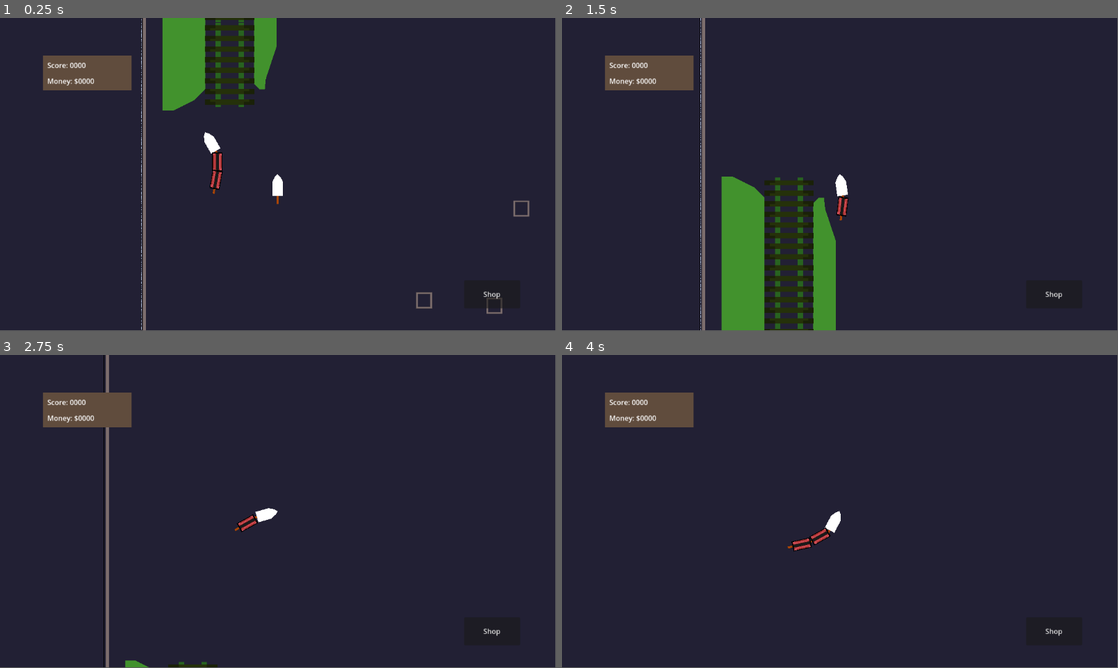
Above: before the commit, frames 1-4 (two rows, left to right).
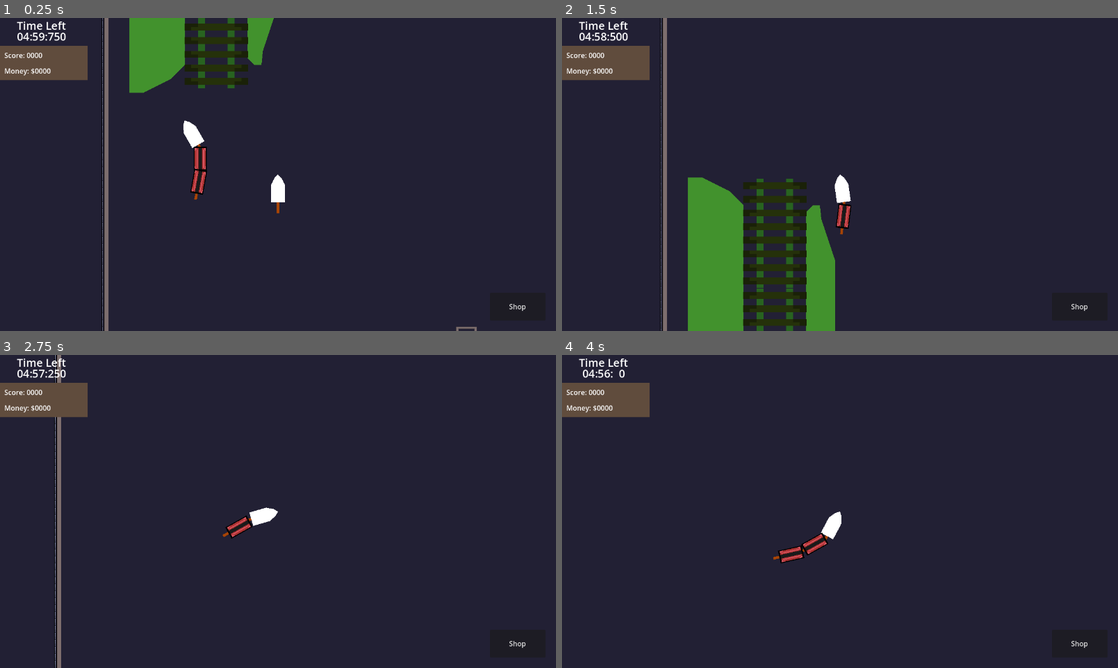
Above: after the commit, the same moments.

Repository: GodMadeEarth/Godot-Wild-Jam-59
Game: Godot game, scene res://sences/game.tscn
Two runs of this game, one before a commit and one after it. Both use one fixed random seed, a clock stepped at 60 frames per second and the inputs below. The engine's default icon, where the game draws it, is replaced by a stand-in: a white triangle on a blue panel in a dark square.
Inputs (mouse positions are in pixels of both pictures, inside the frame that each line leads up to):
- Up to frame 1 (0.25 s): no input
- Up to frame 2 (1.5 s): move the mouse to (962, 158) at 0.52 s; hold Up (ui_up) 0.53-1.28 s; tap Shift (Dash) at 0.6 s; move the mouse to (728, 190) at 1.27 s; hold Down (ui_down) from 1.28 s (still down); tap A (Move_L) at 1.35 s
- Up to frame 3 (2.75 s): move the mouse to (333, 442) at 2.02 s; release Down (ui_down) at 2.03 s; hold Up (ui_up) from 2.03 s (still down); hold D (Move_R) from 2.03 s (still down)
- Up to frame 4 (4 s): move the mouse to (812, 574) at 2.77 s; release D (Move_R) at 2.78 s; tap Shift (Dash) at 2.85 s; move the mouse to (1006, 558) at 3.52 s; release Up (ui_up) at 3.53 s; hold Down (ui_down) from 3.53 s (still down); hold A (Move_L) from 3.53 s (still down)
In our replay, the window is 799x449 before the commit and 800x450 after it. These sizes can differ from the game's own. Grey fills any space a smaller window leaves; there, only what the larger window draws over its background counts as a difference.

The runs differ from the first frame. In frame 1, 10% of the frame differs, in the area x 0-96%, y 0-100%; in frame 2, 12%, in the area x 0-95%, y 0-100%; in frame 3, 4.6%; in frame 4, 3.1%.

Commit message:
Added count down timer

Diff:
--- a/Godot-wild-jam-59/project.godot
+++ b/Godot-wild-jam-59/project.godot
@@ -18,6 +18,11 @@
 [autoload]
 
 GlobalData="*res://public scripts/Global data.gd"
+
+[display]
+
+window/size/viewport_width=1280
+window/size/viewport_height=720
 
 [input]
 
--- a/Godot-wild-jam-59/public scripts/Global data.gd
+++ b/Godot-wild-jam-59/public scripts/Global data.gd
@@ -2,6 +2,8 @@
 
 signal update_score
 signal update_money
+
+var countdown_timer:Countdown_Timer
 
 var score:int = 0:
 	set(bonus):
@@ -21,3 +23,6 @@
 # Called every frame. 'delta' is the elapsed time since the previous frame.
 func _process(delta):
 	pass
+
+func countdown_stoppped():
+	print("The count down has stopped!!!!!!!!!!!!!!!!!!!!!!!!!!!!!!!!!!!!!")
--- a/Godot-wild-jam-59/sences/Trains/Player/train.tscn
+++ b/Godot-wild-jam-59/sences/Trains/Player/train.tscn
@@ -2,20 +2,24 @@
 
 [ext_resource type="Script" path="res://sences/Trains/Player/player_controler.gd" id="1_eq25v"]
 [ext_resource type="PackedScene" uid="uid://uvh015smr05p" path="res://sences/Trains/base_train_head.tscn" id="2_q2rpj"]
-[ext_resource type="PackedScene" uid="uid://byxyjlwoqlrg1" path="res://sences/UI/player HUD/shop HUD.tscn" id="3_poh2m"]
+[ext_resource type="PackedScene" uid="uid://byxyjlwoqlrg1" path="res://sences/UI/player HUD/UI HUD.tscn" id="3_poh2m"]
 
 [node name="Player Train" type="Node2D"]
 script = ExtResource("1_eq25v")
 
 [node name="UI box" type="Node2D" parent="."]
 position = Vector2(-2.89679e-05, 0)
-scale = Vector2(1.3, 1.3)
 
 [node name="shop HUD" parent="UI box" node_paths=PackedStringArray("train_head") instance=ExtResource("3_poh2m")]
-offset_left = -535.0
-offset_top = -270.0
-offset_right = -535.0
-offset_bottom = -270.0
+anchors_preset = 0
+anchor_right = 0.0
+anchor_bottom = 0.0
+offset_left = -640.0
+offset_top = -360.0
+offset_right = -640.0
+offset_bottom = -360.0
+grow_horizontal = 1
+grow_vertical = 1
 train_head = NodePath("../../Train head")
 
 [node name="dead carts" type="Node2D" parent="."]
@@ -23,7 +27,6 @@
 [node name="Train head" parent="." instance=ExtResource("2_q2rpj")]
 
 [node name="Camera2D2" type="Camera2D" parent="Train head"]
-zoom = Vector2(0.7, 0.7)
 
 [node name="RemoteTransform2D" type="RemoteTransform2D" parent="Train head/Camera2D2"]
 remote_path = NodePath("../../../UI box")
--- /dev/null
+++ b/Godot-wild-jam-59/sences/UI/player HUD/Game timer.gd
@@ -0,0 +1,29 @@
+extends VBoxContainer
+
+class_name Countdown_Timer
+signal timer_stopped
+@export var time = 0
+var timer_on = false
+
+# Called when the node enters the scene tree for the first time.
+func _ready():
+	timer_stopped.connect(GlobalData.countdown_stoppped)
+	time *= 60
+	pass # Replace with function body.
+
+
+# Called every frame. 'delta' is the elapsed time since the previous frame.
+func _process(delta):
+	if timer_on:
+		time-=delta
+
+		var miliseconds = fmod(time,1)*1000
+		var seconds = fmod(time,60)
+		var minuits = fmod(time,60*60) / 60
+
+		var parsed_time = "%02d:%02d:%3d"%[minuits,seconds,miliseconds]
+		$Label2.text = parsed_time
+		if miliseconds <= 0:
+			timer_on = false
+			emit_signal("timer_stopped")
+	pass
--- a/Godot-wild-jam-59/sences/UI/player HUD/shop HUD.gd
+++ b/Godot-wild-jam-59/sences/UI/player HUD/UI HUD.gd
@@ -4,6 +4,7 @@
 @export var train_head:Train_Head
 # Called when the node enters the scene tree for the first time.
 func _ready():
+	$"Info HUD/Game timer".timer_on = true
 	$"purchest window".visible = false
 	GlobalData.update_money.connect(update_money)
 	GlobalData.update_score.connect(update_score)
--- a/Godot-wild-jam-59/sences/UI/player HUD/shop HUD.tscn
+++ b/Godot-wild-jam-59/sences/UI/player HUD/UI HUD.tscn
@@ -1,11 +1,12 @@
-[gd_scene load_steps=12 format=3 uid="uid://byxyjlwoqlrg1"]
-
-[ext_resource type="Script" path="res://sences/UI/player HUD/shop HUD.gd" id="1_ssi0j"]
-[ext_resource type="PackedScene" uid="uid://bq0go4q4e1qy0" path="res://sences/UI/upgrades/speed/speed_upgrade.tscn" id="2_knqbg"]
-[ext_resource type="PackedScene" uid="uid://de0n5vosd3qxo" path="res://sences/UI/upgrades/dash cooldown/dash cooldown.tscn" id="2_r6vso"]
-[ext_resource type="PackedScene" uid="uid://c70wos34on6fi" path="res://sences/UI/upgrades/dash duration/dash duration.tscn" id="3_lm1rd"]
-[ext_resource type="PackedScene" uid="uid://cjj2d0x5txorg" path="res://sences/UI/upgrades/dash speed/dash speed.tscn" id="3_ps16c"]
-[ext_resource type="PackedScene" uid="uid://deqjrejmk1jmt" path="res://sences/UI/upgrades/create cart/create cart.tscn" id="4_wr804"]
+[gd_scene load_steps=13 format=3 uid="uid://byxyjlwoqlrg1"]
+
+[ext_resource type="Script" path="res://sences/UI/player HUD/UI HUD.gd" id="1_yabby"]
+[ext_resource type="PackedScene" uid="uid://cjj2d0x5txorg" path="res://sences/UI/upgrades/dash speed/dash speed.tscn" id="2_jod3r"]
+[ext_resource type="PackedScene" uid="uid://de0n5vosd3qxo" path="res://sences/UI/upgrades/dash cooldown/dash cooldown.tscn" id="3_phn33"]
+[ext_resource type="PackedScene" uid="uid://c70wos34on6fi" path="res://sences/UI/upgrades/dash duration/dash duration.tscn" id="4_qcs3s"]
+[ext_resource type="PackedScene" uid="uid://bq0go4q4e1qy0" path="res://sences/UI/upgrades/speed/speed_upgrade.tscn" id="5_i42rs"]
+[ext_resource type="PackedScene" uid="uid://deqjrejmk1jmt" path="res://sences/UI/upgrades/create cart/create cart.tscn" id="6_ca20p"]
+[ext_resource type="Script" path="res://sences/UI/player HUD/Game timer.gd" id="7_fy4fk"]
 
 [sub_resource type="StyleBoxFlat" id="StyleBoxFlat_l4x6h"]
 bg_color = Color(0, 0, 0, 1)
@@ -51,101 +52,109 @@
 anchor_bottom = 1.0
 grow_horizontal = 2
 grow_vertical = 2
-script = ExtResource("1_ssi0j")
+script = ExtResource("1_yabby")
 
 [node name="purchest window" type="Control" parent="."]
-visible = false
+layout_mode = 1
 anchors_preset = 0
-offset_left = 256.0
-offset_right = 1536.0
-offset_bottom = 576.0
+offset_left = 416.0
+offset_top = 10.0
+offset_right = 1182.0
+offset_bottom = 378.0
 scale = Vector2(0.5, 0.5)
 metadata/_edit_group_ = true
 
 [node name="ColorRect" type="ColorRect" parent="purchest window"]
 layout_mode = 2
-offset_left = 128.0
-offset_right = 1152.0
-offset_bottom = 224.0
+offset_left = -2.0
+offset_right = 762.0
+offset_bottom = 192.0
 color = Color(0.227451, 0.619608, 0.454902, 1)
 
 [node name="HBoxContainer" type="HBoxContainer" parent="purchest window"]
 layout_mode = 0
-offset_left = 142.0
-offset_top = 24.0
-offset_right = 1130.0
-offset_bottom = 199.0
+offset_left = -2.0
+offset_top = -32.0
+offset_right = 748.0
+offset_bottom = 196.0
 mouse_filter = 2
 
-[node name="dash speed" parent="purchest window/HBoxContainer" instance=ExtResource("3_ps16c")]
-layout_mode = 2
-size_flags_horizontal = 7
-size_flags_vertical = 5
-
-[node name="dash cooldown" parent="purchest window/HBoxContainer" instance=ExtResource("2_r6vso")]
-layout_mode = 2
-size_flags_horizontal = 7
-size_flags_vertical = 5
-
-[node name="dash duration" parent="purchest window/HBoxContainer" instance=ExtResource("3_lm1rd")]
-layout_mode = 2
-size_flags_horizontal = 7
-size_flags_vertical = 5
-
-[node name="speed_upgrade" parent="purchest window/HBoxContainer" instance=ExtResource("2_knqbg")]
-layout_mode = 2
-size_flags_horizontal = 7
-size_flags_vertical = 5
-
-[node name="create cart" parent="purchest window/HBoxContainer" instance=ExtResource("4_wr804")]
-layout_mode = 2
-size_flags_horizontal = 7
-size_flags_vertical = 5
+[node name="dash speed" parent="purchest window/HBoxContainer" instance=ExtResource("2_jod3r")]
+custom_minimum_size = Vector2(0, 180)
+layout_mode = 2
+size_flags_horizontal = 7
+size_flags_vertical = 7
+
+[node name="dash cooldown" parent="purchest window/HBoxContainer" instance=ExtResource("3_phn33")]
+custom_minimum_size = Vector2(0, 180)
+layout_mode = 2
+size_flags_horizontal = 7
+size_flags_vertical = 7
+
+[node name="dash duration" parent="purchest window/HBoxContainer" instance=ExtResource("4_qcs3s")]
+custom_minimum_size = Vector2(0, 180)
+layout_mode = 2
+size_flags_horizontal = 7
+size_flags_vertical = 7
+
+[node name="speed_upgrade" parent="purchest window/HBoxContainer" instance=ExtResource("5_i42rs")]
+custom_minimum_size = Vector2(0, 180)
+layout_mode = 2
+size_flags_horizontal = 7
+size_flags_vertical = 7
+
+[node name="create cart" parent="purchest window/HBoxContainer" instance=ExtResource("6_ca20p")]
+custom_minimum_size = Vector2(0, 180)
+layout_mode = 2
+size_flags_horizontal = 3
+size_flags_vertical = 7
 
 [node name="tool_tip_box" type="Polygon2D" parent="purchest window"]
-visible = false
-position = Vector2(576, 521)
+position = Vector2(512, 504)
 scale = Vector2(1.3125, 1.5)
 color = Color(0, 0, 0, 1)
-polygon = PackedVector2Array(-329.143, -59.3333, -24.381, -59.3333, 0, -59.3333, 24.3809, -59.3333, 426.667, -59.3333, 438.857, -80.6667, 438.857, -176.667, 426.667, -187.333, -329.143, -187.333, -341.333, -176.667, -341.333, -70)
+polygon = PackedVector2Array(-329.143, -90.6666, 134.095, -90.6666, 146.286, -112, 146.286, -192, 134.095, -202.667, -329.143, -202.667, -341.333, -192, -341.333, -101.333)
 metadata/_edit_group_ = true
 
 [node name="MarginContainer" type="MarginContainer" parent="purchest window/tool_tip_box"]
-offset_left = -317.0
-offset_top = -177.0
-offset_right = 414.0
-offset_bottom = -72.0
+offset_left = -316.952
+offset_top = -186.667
+offset_right = 122.048
+offset_bottom = -106.667
 
 [node name="Label" type="Label" parent="purchest window/tool_tip_box/MarginContainer"]
 layout_mode = 2
+size_flags_vertical = 0
 theme_override_font_sizes/font_size = 22
-text = "Lorem ipsum dolor sit amet,
-consectetur adipiscing elit,
-sed do eiusmod tempor
-incididunt ut labore et."
+text = "Lorem ipsum dolor sit amet, consectetur adipiscing elit, sed do"
 autowrap_mode = 2
 
 [node name="Info HUD" type="Control" parent="."]
-anchors_preset = 0
-offset_right = 1154.0
-offset_bottom = 647.0
+layout_mode = 1
+anchors_preset = 15
+anchor_right = 1.0
+anchor_bottom = 1.0
+grow_horizontal = 2
+grow_vertical = 2
 mouse_filter = 2
+metadata/_edit_group_ = true
 
 [node name="shop button" type="Button" parent="Info HUD"]
 layout_mode = 0
-offset_left = 960.0
-offset_top = 512.0
-offset_right = 1088.0
-offset_bottom = 576.0
+offset_left = 1128.0
+offset_top = 632.0
+offset_right = 1256.0
+offset_bottom = 696.0
 text = "Shop"
 
 [node name="boost bar" type="Control" parent="Info HUD"]
 visible = false
-anchors_preset = 0
-offset_left = 1.0
-offset_top = 423.0
-offset_right = 106.0
-offset_bottom = 560.0
+layout_mode = 1
+anchors_preset = 15
+anchor_right = 1.0
+anchor_bottom = 1.0
+grow_horizontal = 2
+grow_vertical = 2
 metadata/_edit_group_ = true
 
 [node name="Label" type="Label" parent="Info HUD/boost bar"]
@@ -171,8 +180,9 @@
 
 [node name="score and money" type="MarginContainer" parent="Info HUD"]
 layout_mode = 0
+offset_top = 64.0
 offset_right = 202.0
-offset_bottom = 79.0
+offset_bottom = 143.0
 
 [node name="ColorRect" type="ColorRect" parent="Info HUD/score and money"]
 layout_mode = 2
@@ -200,4 +210,27 @@
 size_flags_vertical = 8
 text = "Money: $0000"
 
+[node name="Game timer" type="VBoxContainer" parent="Info HUD"]
+layout_mode = 0
+offset_left = 16.0
+offset_right = 176.0
+offset_bottom = 66.0
+theme_override_constants/separation = -10
+script = ExtResource("7_fy4fk")
+time = 5
+metadata/_edit_group_ = true
+
+[node name="Label" type="Label" parent="Info HUD/Game timer"]
+layout_mode = 2
+theme_override_font_sizes/font_size = 25
+text = "Time Left"
+horizontal_alignment = 1
+
+[node name="Label2" type="Label" parent="Info HUD/Game timer"]
+layout_mode = 2
+theme_override_font_sizes/font_size = 25
+text = "00:00"
+horizontal_alignment = 1
+vertical_alignment = 1
+
 [connection signal="pressed" from="Info HUD/shop button" to="." method="_on_button_pressed"]
--- a/Godot-wild-jam-59/sences/UI/upgrades/upgrade_button.tscn
+++ b/Godot-wild-jam-59/sences/UI/upgrades/upgrade_button.tscn
@@ -32,7 +32,7 @@
 corner_radius_bottom_left = 2
 
 [sub_resource type="Theme" id="Theme_glguo"]
-Label/font_sizes/font_size = 18
+Label/font_sizes/font_size = 25
 Label/styles/normal = SubResource("StyleBoxFlat_ftlrl")
 
 [sub_resource type="Theme" id="Theme_wvrjf"]
@@ -65,11 +65,14 @@
 layout_mode = 2
 
 [node name="item_name" type="Label" parent="upgrade_button/VBoxContainer"]
+custom_minimum_size = Vector2(125, 0)
 layout_mode = 2
 size_flags_horizontal = 4
 size_flags_vertical = 10
 theme = SubResource("Theme_glguo")
 text = "Upgrade 1"
+horizontal_alignment = 1
+autowrap_mode = 2
 
 [node name="price" type="Label" parent="upgrade_button/VBoxContainer"]
 layout_mode = 2
